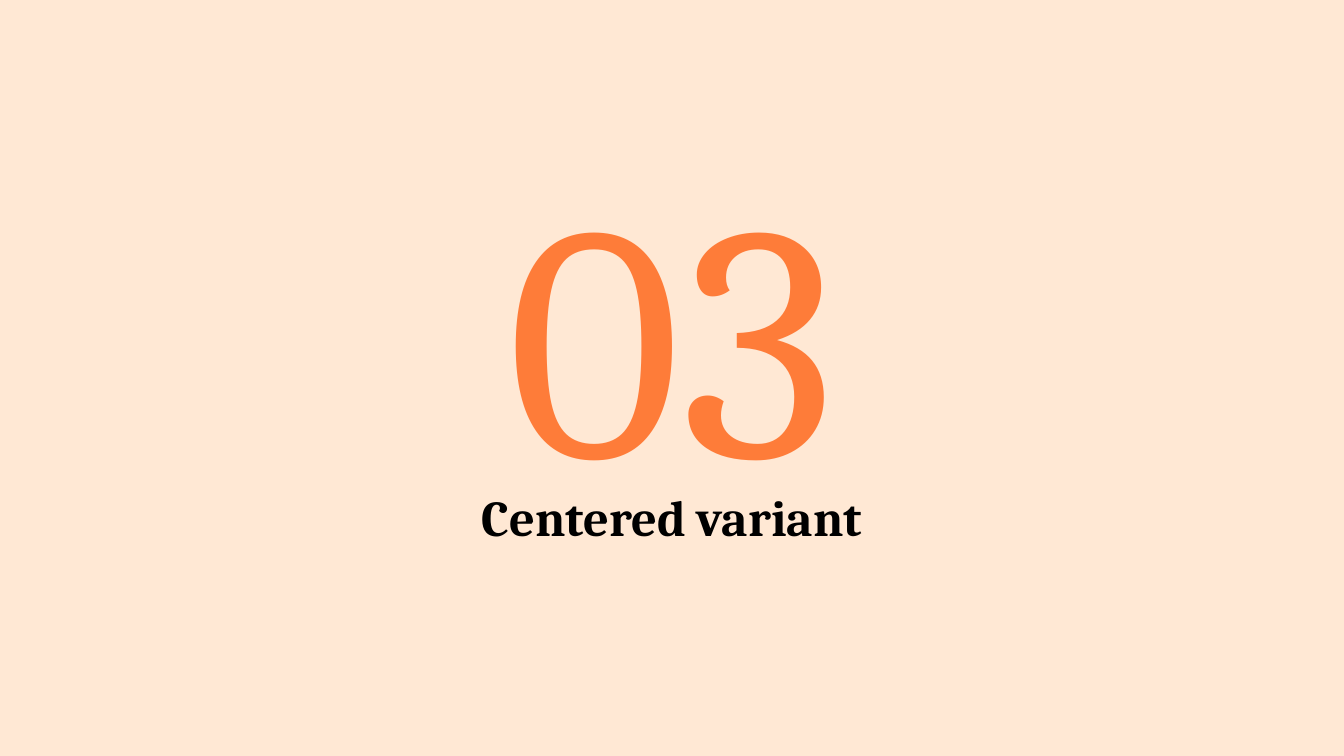
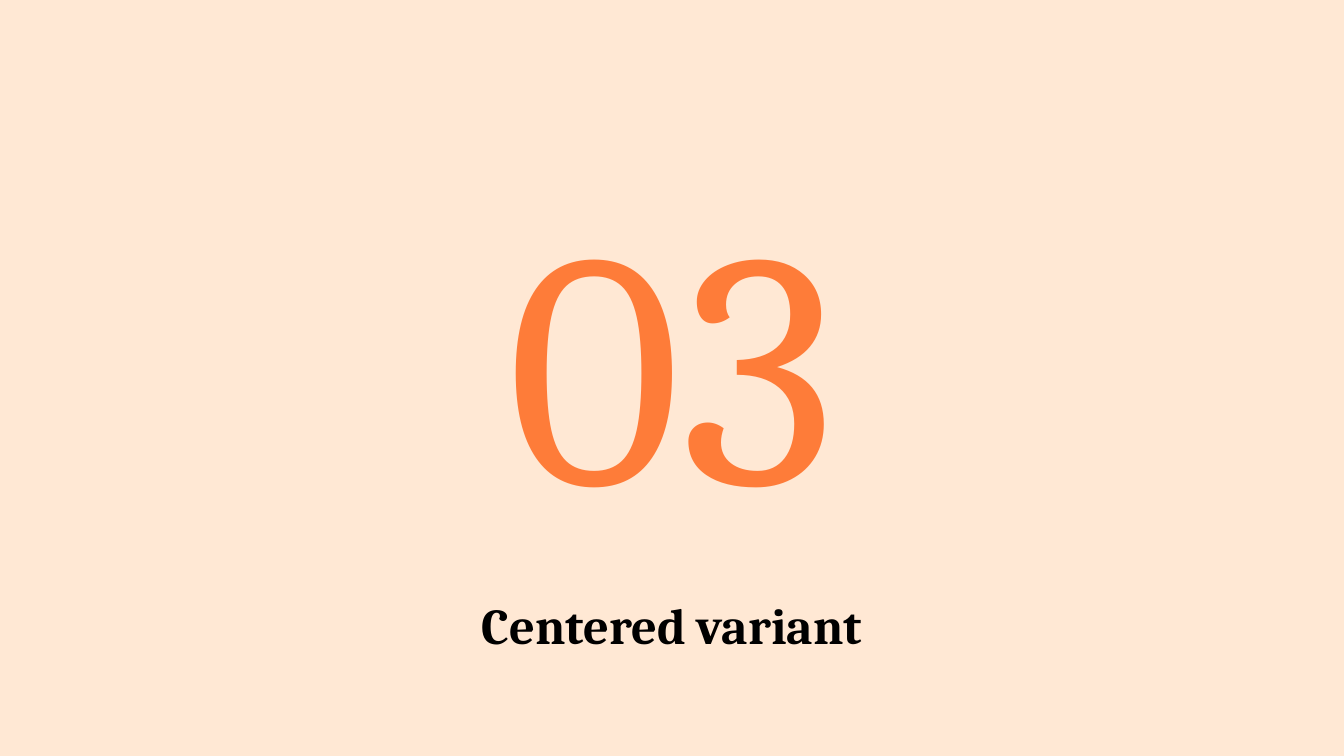
Before and after one commit to JakubNaskretski/pptx-skill-grid, a slide deck: slide 4 of examples/out_v2.pptx. Drawn at 1344x756 pixels with LibreOffice and Linux fonts; fonts in the diff are those of the drawing. Boxes give left, top, right and bottom in pixels: in the first picture for what was removed or moved away, otherwise in the second. Text is boxed around its words. In the diff, an @@ line names an element or a change of style, - is before the commit and + after.

Commit message:
Fix layout issues from first visual review of out_v2.pptx
section_divider:
  - Number cell expanded from 6→7 rows (rows 3-9). At 240pt the text was
    overflowing the 3.21in cell into the label below.
  - render_heading disables word_wrap on section_number so "01" / "02"
    can't break to two lines when the cell is borderline-narrow.

render_heading + render_text:
  - New optional vertical_anchor param (top/middle/bottom). Enables
    centering text against an image of equal height.

single_metric:
  - Caption moved to the footer strip (was crowding the 160pt hero number
    at rows 10-11).
  - Value cell expanded to rows 3-10; vertical_anchor=middle so it sits
    in the center of its cell.

four_up + six_up:
  - One-row gap inserted between icon_label and body. The body was
    visually butting up against the label with no breathing room.

matrix_2x2:
  - Image shrunk from 3x5 to 2x4 cells.
  - 2-col horizontal gap (cols 6-7) between left/right cards.
  - 1-row vertical gap (row 7) between top/bottom cards.
  - Label vertical_anchor=bottom + body vertical_anchor=top so the
    label/body junction lands exactly on the image's vertical centerline.

```diff
--- a/examples/out_v2.pptx
+++ b/examples/out_v2.pptx
@@ text "03" rewrapped from (508,232,837,529) to (508,259,837,488) @@
@@ text "Centered variant": place and size @@
-text "Centered variant" at (482,501,862,537)
+text "Centered variant" at (482,609,862,645)
```
Also in this commit, not shown: 7 other slides changed, 8 other files.
